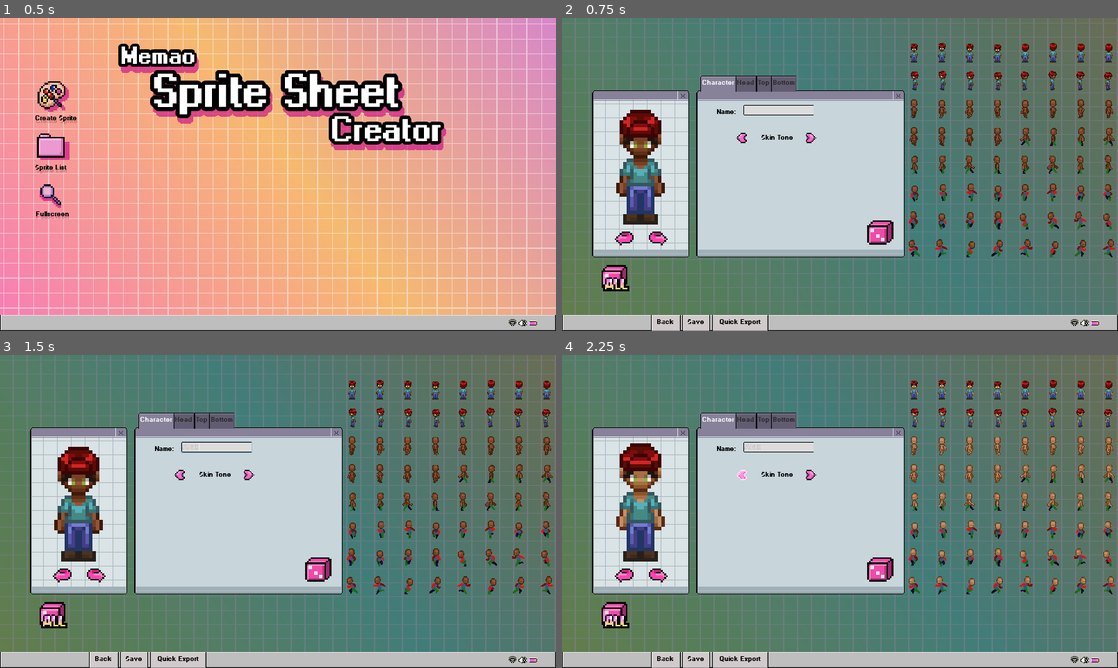
Above: before the commit, frames 1-4 (two rows, left to right).
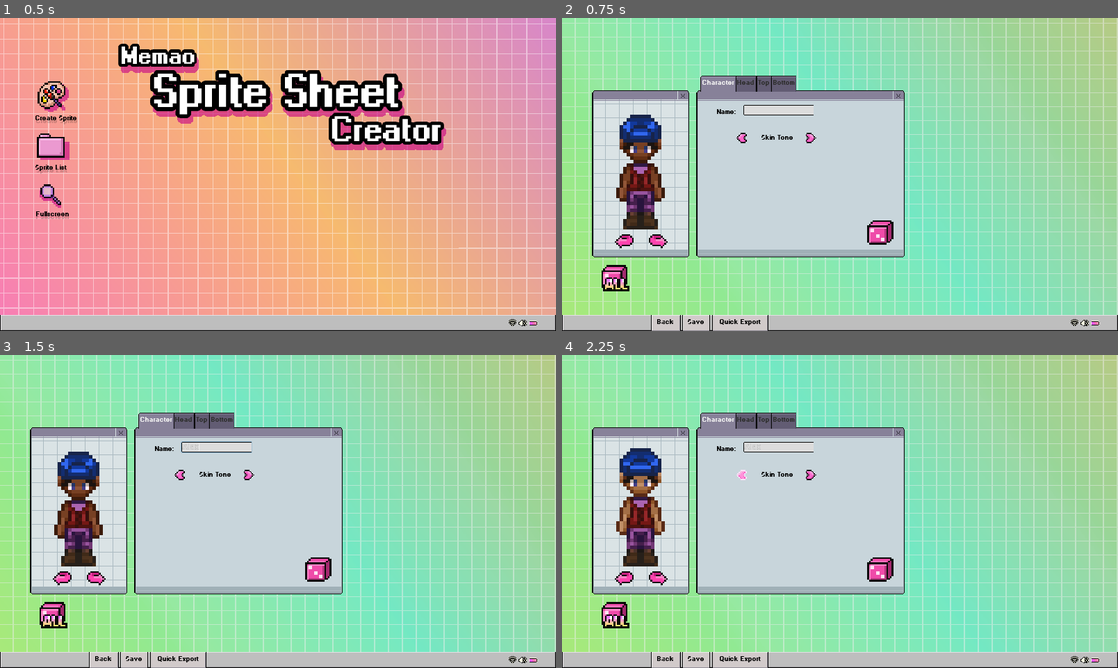
Above: after the commit, the same moments.

Repository: Sleeping-Robot-Games/Sprite-Generator
Game: Godot game, scene res://Scenes/Menu.tscn
Two runs of this game, one before a commit and one after it. Both use one fixed random seed, a clock stepped at 60 frames per second and the inputs below.
Inputs (mouse positions are in pixels of both pictures, inside the frame that each line leads up to):
- Up to frame 1 (0.5 s): no input
- Up to frame 2 (0.75 s): click (612, 96) at 0.5 s
- Up to frame 3 (1.5 s): click (216, 445) at 1.27 s; type "Alex" at 1.35 s
- Up to frame 4 (2.25 s): click (739, 473) at 2 s

Frame 1 is identical in both runs. In frame 2, 67% of the frame differs, in the area x 0-100%, y 0-95%; in frame 3, 67%; in frame 4, 67%.

Commit message:
add palettes and customization galore

Diff:
--- a/Scenes/SpriteCreate.tscn
+++ b/Scenes/SpriteCreate.tscn
@@ -42,9 +42,14 @@
 "_edit_horizontal_guides_": [ 145.0, 165.756, 170.0, 190.767, 195.158, 215.844, 220.245, 240.491, 245.773, 265.578, 270.42, 290.666, 295.067, 315.313, 320.293, 398.225, 437.766 ],
 "_edit_vertical_guides_": [ 420.0, 320.0, 520.0, 139.001, 127.286, 149.686 ]
 }
+accessory_A_chance = 25
+accessory_B_chance = 25
+accessory_C_chance = 30
+hair_B_chance = 70
+hair_C_chance = 40
+jacket_A_chance = 35
 
 [node name="BG" type="Sprite" parent="."]
-self_modulate = Color( 0.54902, 0.521569, 0.615686, 1 )
 position = Vector2( -419, 74 )
 scale = Vector2( 1.5, 1.5 )
 texture = ExtResource( 7 )
@@ -1065,7 +1070,7 @@
 texture_focused = ExtResource( 11 )
 
 [node name="PlayerSprites" parent="." instance=ExtResource( 5 )]
-position = Vector2( 136, 254 )
+position = Vector2( 136, 263 )
 scale = Vector2( 6, 6 )
 
 [node name="Random" type="TextureButton" parent="."]
@@ -1081,9 +1086,9 @@
 
 [node name="TurnLeft" type="TextureButton" parent="."]
 margin_left = 416.304
-margin_top = 285.388
+margin_top = 290.388
 margin_right = 432.304
-margin_bottom = 301.388
+margin_bottom = 306.388
 rect_scale = Vector2( 3, 3 )
 rect_pivot_offset = Vector2( 165.652, -35.306 )
 texture_normal = ExtResource( 22 )
@@ -1092,9 +1097,9 @@
 
 [node name="TurnRight" type="TextureButton" parent="."]
 margin_left = 288.0
-margin_top = 286.0
+margin_top = 291.0
 margin_right = 304.0
-margin_bottom = 302.0
+margin_bottom = 307.0
 rect_scale = Vector2( 3, 3 )
 rect_pivot_offset = Vector2( 73.461, -34.762 )
 texture_normal = ExtResource( 21 )
@@ -1135,6 +1140,7 @@
 text = "Back"
 
 [node name="Preview" type="Node2D" parent="."]
+visible = false
 position = Vector2( 584, 36 )
 
 [connection signal="text_changed" from="TabContainer/Character/NameLabel/Name" to="." method="_on_Name_text_changed"]
Binary file changed: Assets/Character/16x32/AccessoryA/accessorya_001.png
Binary file changed: Assets/Character/16x32/AccessoryA/accessorya_002.png
Binary file added: Assets/Character/16x32/AccessoryA/accessorya_003.png
Not shown, added: Assets/Character/16x32/AccessoryA/accessorya_003.png.import
Binary file changed: Assets/Character/16x32/AccessoryB/accessoryb_003.png
Binary file changed: Assets/Character/16x32/AccessoryC/accessoryc_001.png
Binary file changed: Assets/Character/16x32/AccessoryC/accessoryc_002.png
Binary file added: Assets/Character/16x32/AccessoryC/accessoryc_003.png
Not shown, added: Assets/Character/16x32/AccessoryC/accessoryc_003.png.import
Binary file added: Assets/Character/16x32/AccessoryC/accessoryc_004.png
Not shown, added: Assets/Character/16x32/AccessoryC/accessoryc_004.png.import
Binary file added: Assets/Character/16x32/BottomA/bottoma_004.png
(and 55 more such lines)
